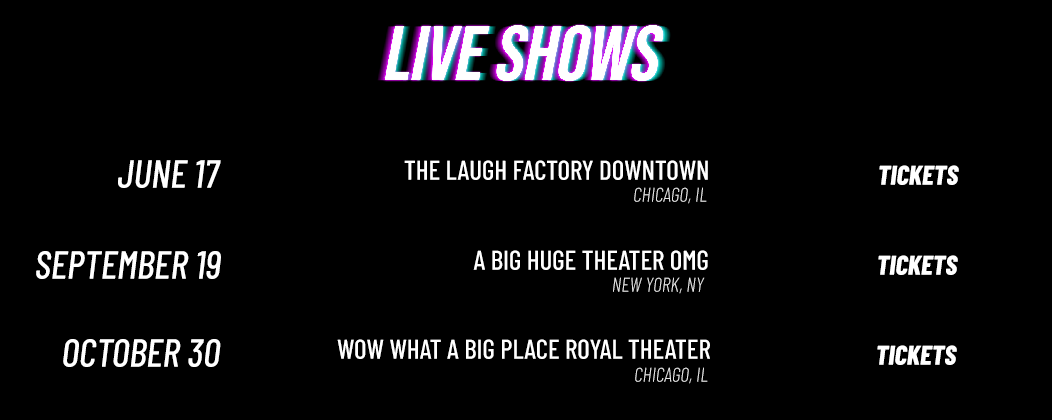
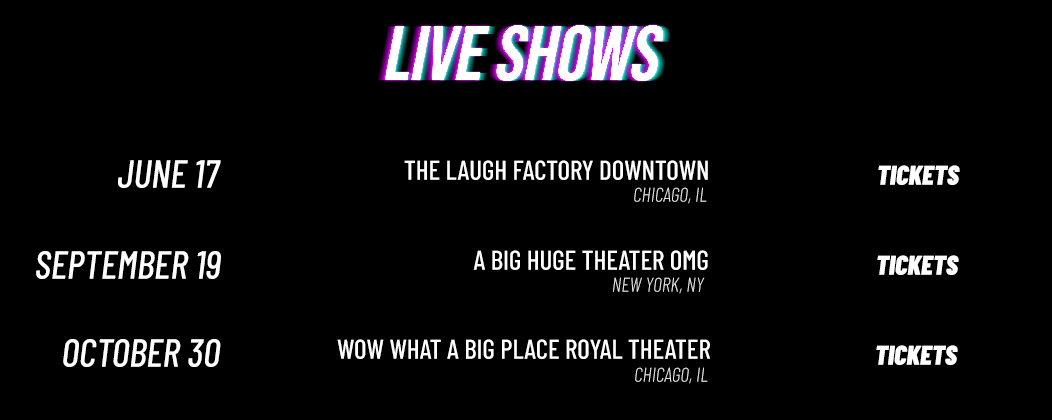
Revision of a layered (1052, 420) image; what changed, layer by layer:
painted on "TICKETS" (1st of 3, in "Group 1 copy 2") over [876, 345, 958, 365]
painted on "TICKETS" (2nd of 3, in "Group 1 copy") over [877, 255, 959, 275]
painted on "TICKETS" (3rd of 3, in "Group 1") over [878, 165, 960, 185]
